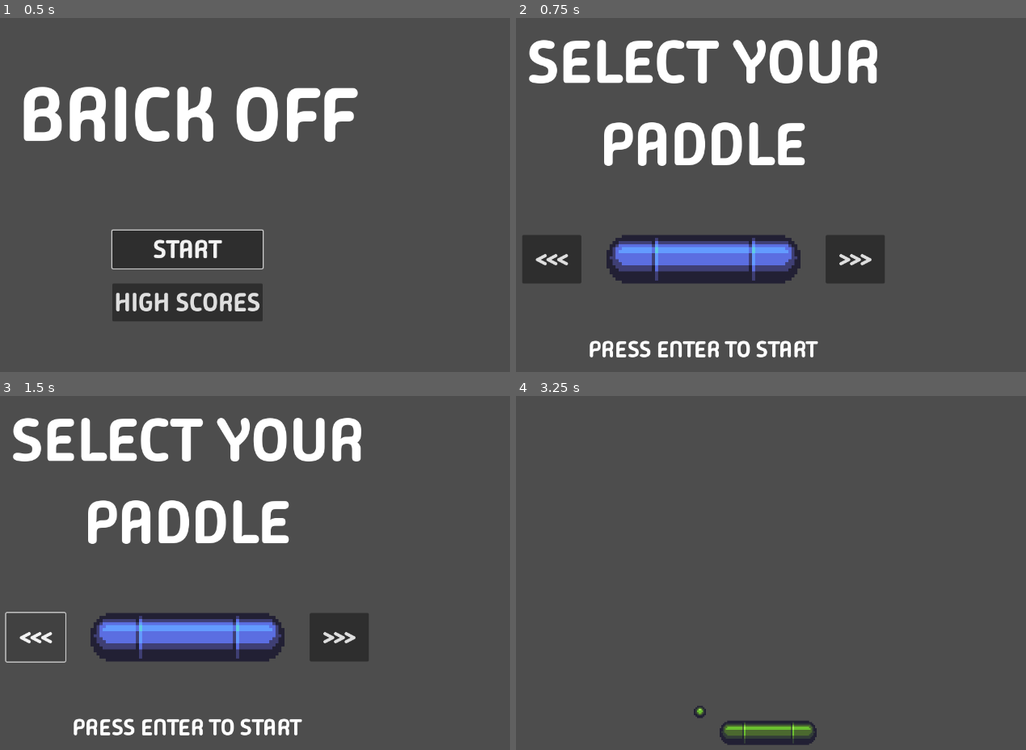
Above: before the commit, frames 1-4 (two rows, left to right).
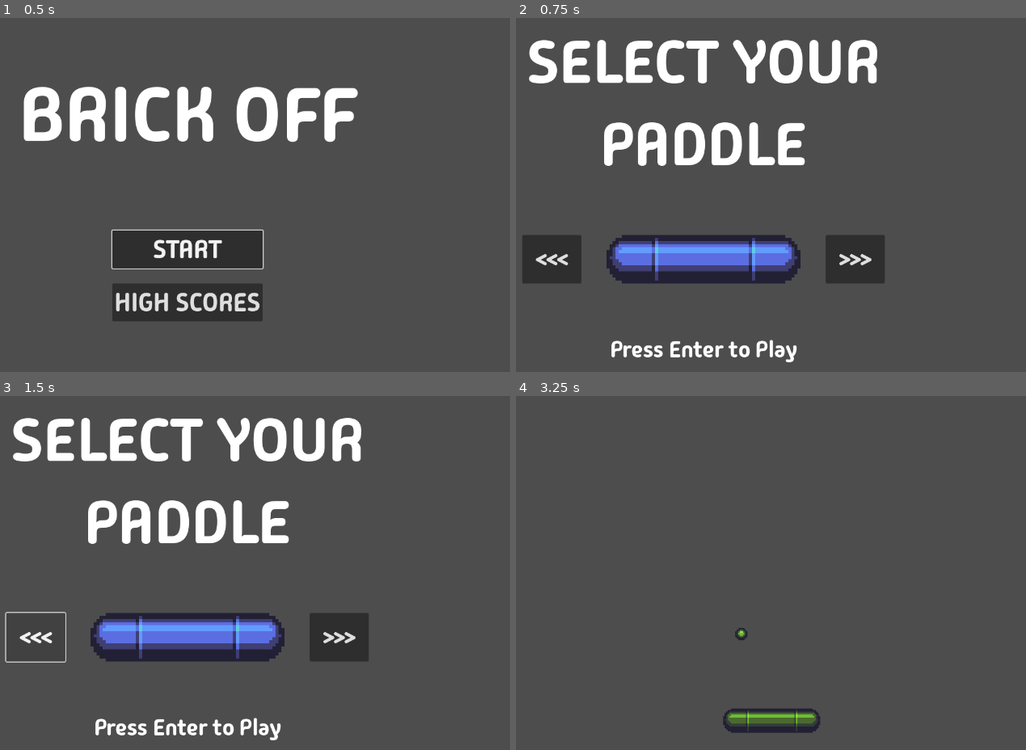
Above: after the commit, the same moments.

Repository: lazaromenezes/edx-games50
Game: Godot game, scene res://scenes/title_screen/title_screen.tscn
Two runs of this game, one before a commit and one after it. Both use one fixed random seed, a clock stepped at 60 frames per second and the inputs below.
Inputs:
- Up to frame 1 (0.5 s): no input
- Up to frame 2 (0.75 s): click "START" at 0.5 s
- Up to frame 3 (1.5 s): click "<<<" at 1.25 s
- Up to frame 4 (3.25 s): click ">>>" at 2 s; tap Enter (ui_accept) at 2.75, 3.02 s; hold Right (move_right) from 2.78 s (still down); hold Space (serve, bound only after the commit) from 2.78 s (still down)

Frame 1 is identical in both runs. In frame 2, 1.2% of the frame differs, in the area x 14-60%, y 90-98%; in frame 3, 1.2%; in frame 4, 1.9%, in the area x 34-60%, y 65-99%.

Commit message:
Initialize gameplay logic

Diff:
--- a/brick_off/project.godot
+++ b/brick_off/project.godot
@@ -40,6 +40,18 @@
 , Object(InputEventJoypadMotion,"resource_local_to_scene":false,"resource_name":"","device":-1,"axis":0,"axis_value":1.0,"script":null)
 ]
 }
+serve={
+"deadzone": 0.5,
+"events": [Object(InputEventKey,"resource_local_to_scene":false,"resource_name":"","device":-1,"window_id":0,"alt_pressed":false,"shift_pressed":false,"ctrl_pressed":false,"meta_pressed":false,"pressed":false,"keycode":0,"physical_keycode":32,"key_label":0,"unicode":32,"location":0,"echo":false,"script":null)
+]
+}
+
+[layer_names]
+
+2d_physics/layer_1="ball"
+2d_physics/layer_2="walls"
+2d_physics/layer_3="paddle"
+2d_physics/layer_4="bricks"
 
 [rendering]
 
--- a/brick_off/scenes/ball/ball.gd
+++ b/brick_off/scenes/ball/ball.gd
@@ -1,6 +1,44 @@
 extends CharacterBody2D
 
+var _is_served: bool = false
+var initial_position: Vector2
+var size: Vector2
+
+@export var initial_speed: float = 300
+@export var max_speed: float = 1000
+@export var increase_factor: float = 1.02
 @export var available_balls: Array[AtlasTexture]
 
 func _ready() -> void:
+	size = $Sprite2D.texture.region.size * scale
+
 	$Sprite2D.texture = available_balls[GameState.selected_color]
+
+func _physics_process(delta: float) -> void:
+	if _is_served:
+		var collision = move_and_collide(velocity * delta)
+
+		if collision:
+
+			if(collision.get_collider() is Paddle):
+				position.y = initial_position.y
+
+			velocity = velocity.bounce(collision.get_normal())
+
+			_increase_speed()
+
+	else:
+		velocity = Vector2.ZERO
+
+func serve() -> void:
+	velocity.y = initial_speed * Vector2.UP.y
+	velocity.x = randf_range(-200, 200)
+
+	_is_served = true
+
+func reset() -> void:
+	position = initial_position
+
+func _increase_speed():
+	if abs(velocity.y) < max_speed:
+		velocity.y *= increase_factor
--- a/brick_off/scenes/ball/ball.tscn
+++ b/brick_off/scenes/ball/ball.tscn
@@ -10,6 +10,7 @@
 radius = 24.0
 
 [node name="Ball" type="CharacterBody2D"]
+collision_mask = 6
 script = ExtResource("1_mex37")
 available_balls = Array[AtlasTexture]([ExtResource("1_y0p0g"), ExtResource("3_00mer"), ExtResource("4_701mg"), ExtResource("5_idlbg")])
 
--- a/brick_off/scenes/game/game.gd
+++ b/brick_off/scenes/game/game.gd
@@ -1,5 +1,49 @@
 extends Node2D
+
+const LEVEL_DISPLAY: String = "Level %d"
+const PADDLE_BOTTOM_OFFSET: int = 15
+
+enum State{SERVE, PLAYING}
+
+var _current_state: State = State.SERVE
+var _current_level: int = 0
+
+func _ready() -> void:
+	var screen_size = get_viewport_rect().size
+
+	_set_paddle_initial_position(screen_size)
+	_set_ball_initial_position(screen_size)
+
+	_next_level()
 
 func _unhandled_input(event: InputEvent) -> void:
 	if event.is_action_pressed("ui_cancel"):
 		SceneManager.change_to(SceneManager.TITLE)
+
+func _input(event: InputEvent) -> void:
+	if _current_state == State.SERVE and event.is_action_pressed("serve"):
+		%LevelDisplay.hide()
+		_current_state = State.PLAYING
+		$Ball.serve()
+
+func _next_level():
+	$Ball.reset()
+	$Paddle.reset()
+
+	_current_level += 1
+	_current_state = State.SERVE
+
+	%LevelDisplay/Level.text = LEVEL_DISPLAY % _current_level
+	%LevelDisplay.show()
+
+func _set_paddle_initial_position(screen_size: Vector2):
+	var initial_x = screen_size.x / 2
+	var initial_y = screen_size.y - PADDLE_BOTTOM_OFFSET - $Paddle.size.y / 2
+
+	$Paddle.initial_position = Vector2(initial_x, initial_y)
+
+func _set_ball_initial_position(screen_size: Vector2):
+	var initial_x = screen_size.x / 2
+	var initial_y = $Paddle.position.y - $Paddle.size.y / 2 - $Ball.size.y / 2
+
+	$Ball.initial_position = Vector2(initial_x, initial_y)
--- a/brick_off/scenes/game/game.tscn
+++ b/brick_off/scenes/game/game.tscn
@@ -1,16 +1,90 @@
-[gd_scene load_steps=4 format=3 uid="uid://b5y8k8fa6p0da"]
+[gd_scene load_steps=8 format=3 uid="uid://b5y8k8fa6p0da"]
 
 [ext_resource type="Script" path="res://scenes/game/game.gd" id="1_om1mc"]
 [ext_resource type="PackedScene" uid="uid://dtfitu5new3yh" path="res://scenes/paddle/paddle.tscn" id="2_tbegc"]
 [ext_resource type="PackedScene" uid="uid://dfudn4jbseg8b" path="res://scenes/ball/ball.tscn" id="3_lq3dq"]
+[ext_resource type="Theme" uid="uid://c0j68svnqomy8" path="res://resources/main_theme.tres" id="4_ellya"]
+
+[sub_resource type="RectangleShape2D" id="RectangleShape2D_76k24"]
+size = Vector2(1, 720)
+
+[sub_resource type="RectangleShape2D" id="RectangleShape2D_ca6f5"]
+size = Vector2(1, 720)
+
+[sub_resource type="RectangleShape2D" id="RectangleShape2D_33n8t"]
+size = Vector2(1280, 1)
 
 [node name="Game" type="Node2D"]
 script = ExtResource("1_om1mc")
+metadata/_edit_vertical_guides_ = [1280.0]
 
 [node name="Paddle" parent="." instance=ExtResource("2_tbegc")]
-position = Vector2(633, 681)
+position = Vector2(632, 681)
+scale = Vector2(0.5, 0.5)
+collision_mask = 0
+
+[node name="Ball" parent="." instance=ExtResource("3_lq3dq")]
+position = Vector2(633, 644)
 scale = Vector2(0.5, 0.5)
 
-[node name="Ball" parent="." instance=ExtResource("3_lq3dq")]
-position = Vector2(633, 640)
-scale = Vector2(0.5, 0.5)
+[node name="Walls" type="Node2D" parent="."]
+
+[node name="Left" type="StaticBody2D" parent="Walls"]
+position = Vector2(-0.5, 360)
+collision_layer = 2
+collision_mask = 0
+
+[node name="CollisionShape2D" type="CollisionShape2D" parent="Walls/Left"]
+shape = SubResource("RectangleShape2D_76k24")
+
+[node name="Right" type="StaticBody2D" parent="Walls"]
+position = Vector2(1280.5, 360)
+collision_layer = 2
+collision_mask = 0
+
+[node name="CollisionShape2D" type="CollisionShape2D" parent="Walls/Right"]
+shape = SubResource("RectangleShape2D_ca6f5")
+
+[node name="Top" type="StaticBody2D" parent="Walls"]
+position = Vector2(640, -0.5)
+collision_layer = 2
+collision_mask = 0
+
+[node name="CollisionShape2D" type="CollisionShape2D" parent="Walls/Top"]
+shape = SubResource("RectangleShape2D_33n8t")
+
+[node name="UILayer" type="CanvasLayer" parent="."]
+
+[node name="Control" type="Control" parent="UILayer"]
+layout_mode = 3
+anchors_preset = 15
+anchor_right = 1.0
+anchor_bottom = 1.0
+grow_horizontal = 2
+grow_vertical = 2
+theme = ExtResource("4_ellya")
+
+[node name="LevelDisplay" type="VBoxContainer" parent="UILayer/Control"]
+unique_name_in_owner = true
+layout_mode = 1
+anchors_preset = 8
+anchor_left = 0.5
+anchor_top = 0.5
+anchor_right = 0.5
+anchor_bottom = 0.5
+grow_horizontal = 2
+grow_vertical = 2
+
+[node name="Level" type="Label" parent="UILayer/Control/LevelDisplay"]
+layout_mode = 2
+theme_override_font_sizes/font_size = 100
+text = "Level %d"
+horizontal_alignment = 1
+vertical_alignment = 1
+
+[node name="Label2" type="Label" parent="UILayer/Control/LevelDisplay"]
+layout_mode = 2
+theme_override_font_sizes/font_size = 45
+text = "Press [ SPACE ] to Serve"
+horizontal_alignment = 1
+vertical_alignment = 1
--- a/brick_off/scenes/paddle/paddle.gd
+++ b/brick_off/scenes/paddle/paddle.gd
@@ -1,4 +1,5 @@
 extends StaticBody2D
+class_name Paddle
 
 @export var move_speed: float = 300
 @export var available_paddles: Array[AtlasTexture]
@@ -6,9 +7,14 @@
 var _min_position: float
 var _max_position: float
 
+var initial_position: Vector2
+
+var size: Vector2
+
 func _ready() -> void:
-	_min_position = $Sprite2D.texture.region.size.x / 2 * scale.x
-	_max_position = get_viewport_rect().size.x - _min_position
+	size = $Sprite2D.texture.region.size
+
+	_set_boundaries()
 
 	$Sprite2D.texture = available_paddles[GameState.selected_color]
 
@@ -18,3 +24,12 @@
 	var new_position = position.x + input * move_speed * delta
 
 	position.x = clamp(new_position, _min_position, _max_position)
+
+func reset() -> void:
+	position = initial_position
+
+func _set_boundaries():
+	var screen_size = get_viewport_rect().size
+
+	_min_position = size.x / 2 * scale.x
+	_max_position = screen_size.x - _min_position
--- a/brick_off/scenes/paddle/paddle.tscn
+++ b/brick_off/scenes/paddle/paddle.tscn
@@ -11,6 +11,8 @@
 height = 386.0
 
 [node name="Paddle" type="StaticBody2D"]
+collision_layer = 4
+collision_mask = 2
 script = ExtResource("1_q2exg")
 available_paddles = Array[AtlasTexture]([ExtResource("1_ty4xw"), ExtResource("3_0nk8u"), ExtResource("4_mueo2"), ExtResource("5_r5dq0")])
 
--- a/brick_off/scenes/paddle_select/paddle_select.tscn
+++ b/brick_off/scenes/paddle_select/paddle_select.tscn
@@ -78,7 +78,7 @@
 [node name="StartButton" type="Label" parent="VBoxContainer"]
 layout_mode = 2
 theme_override_font_sizes/font_size = 45
-text = "PRESS ENTER TO START"
+text = "Press Enter to Play"
 horizontal_alignment = 1
 
 [connection signal="pressed" from="VBoxContainer/HBoxContainer/LeftButton" to="." method="_on_left_button_pressed"]
